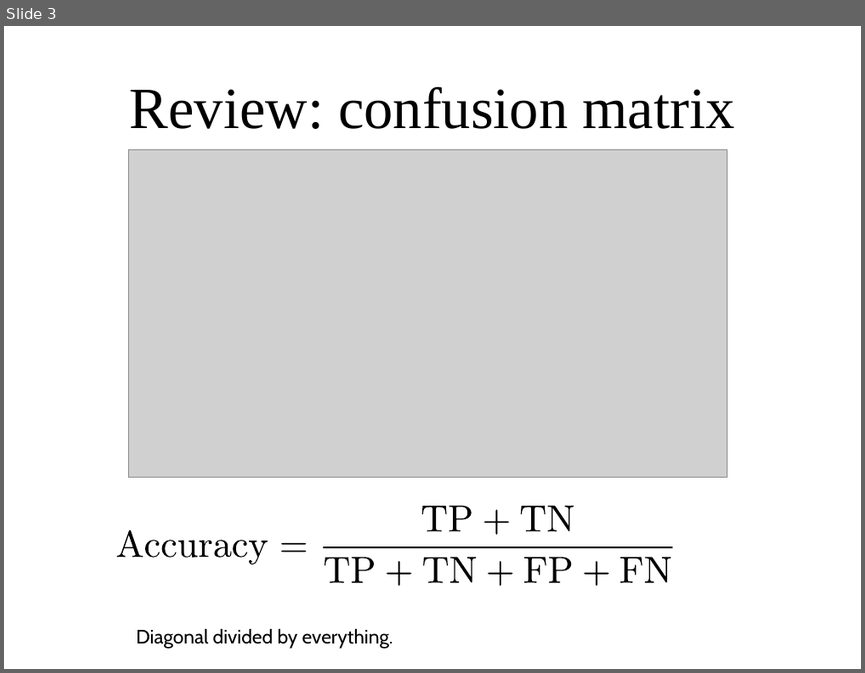
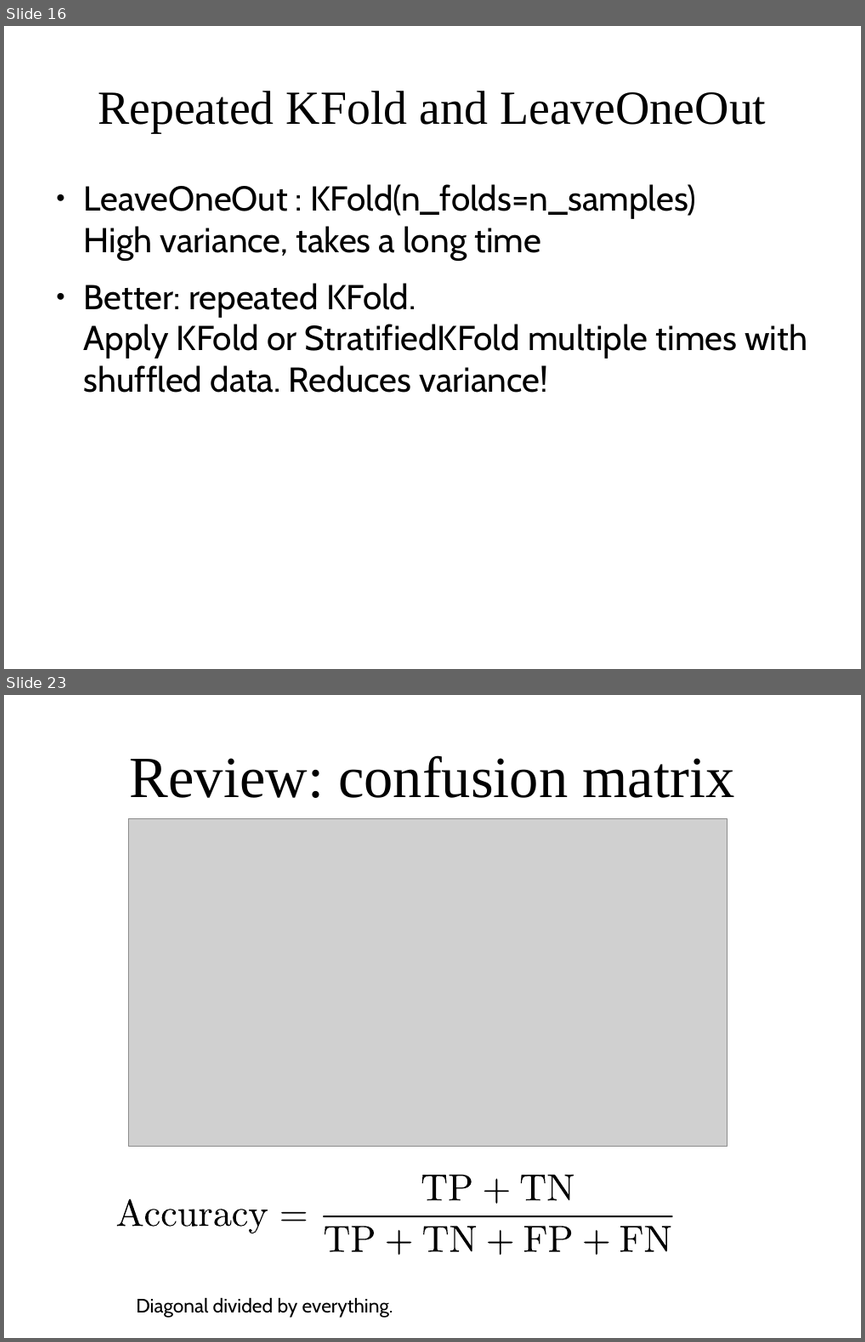
Before and after one commit to DS-BootCamp-DSI-Columbia/AY2017-2018-Winter-Collaboratory, a slide deck: Bootcamp-materials/slides/day3-model-evaluation.odp. Shown one above the other, each under a label of ours: slide 3 before the commit, slides 16 and 23 after it; the slides between them are not shown. The pictures are 865x673 and 865x1342 pixels, drawn with LibreOffice and Linux fonts; fonts in the diff are those of the drawing; grey boxes stand for pictures. Boxes give left, top, right and bottom in pixels: in the first picture for what was removed or moved away, otherwise in the second. Text is boxed around its words. In the diff, an @@ line names an element or a change of style, - is before the commit and + after.

```diff
--- a/Bootcamp-materials/slides/day3-model-evaluation.odp
+++ b/Bootcamp-materials/slides/day3-model-evaluation.odp
@@ slide 16 added at (x1=4, y1=26, x2=861, y2=669), background #FFFFFF @@
@@ title added at (x1=98, y1=91, x2=766, y2=133), 44 pt, text #000000 @@
+Repeated KFold and LeaveOneOut
@@ text added at (x1=84, y1=184, x2=807, y2=392), 32 pt, text #000000 @@
+● LeaveOneOut : KFold(n_folds=n_samples)
+  High variance, takes a long time
+● Better: repeated KFold.
+  Apply KFold or StratifiedKFold multiple times with shuffled data. Reduces variance!
@@ what was slide 3 is now slide 23 @@
```
Also in this commit, not shown: 1 slide changed, 19 other slides added, 11 other files.
